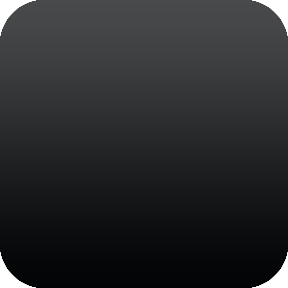
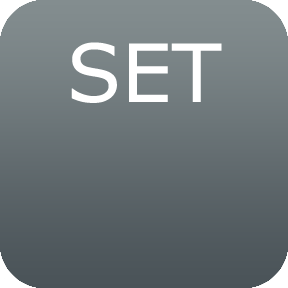
Layer changes from the first 288 × 288 image to the second:
added layer "Set" above "Set Background" over bbox(71, 42, 222, 103)
renamed "Unused Background" to "Set Background", showed it over bbox(0, 0, 288, 288)
hid "Number Background" over bbox(0, 0, 288, 288)
